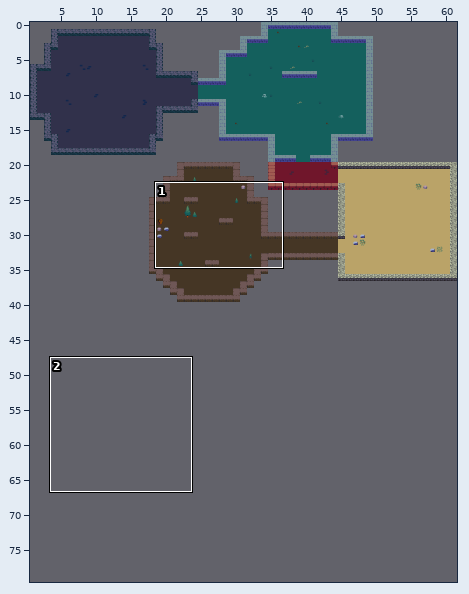
A Tiled map gets an edit: assets/dungeon-32.tmx. The first picture is a wide view before the edit; the outline marks the close-up.
Close-up. Before the commit:
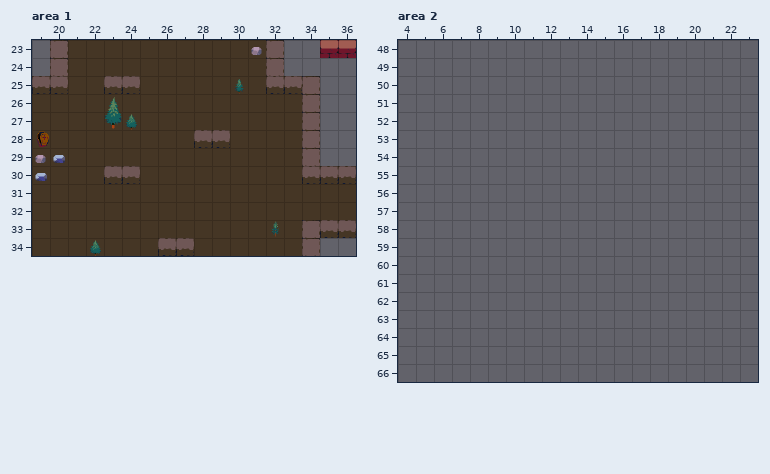
Cells are 32x32 px. Shown: area 1 x 19..36, y 23..34; area 2 x 4..23, y 48..66. The commit also changed other parts of the map, which this record leaves out. The old version is drawn lined up with the new one.
Now the later version:
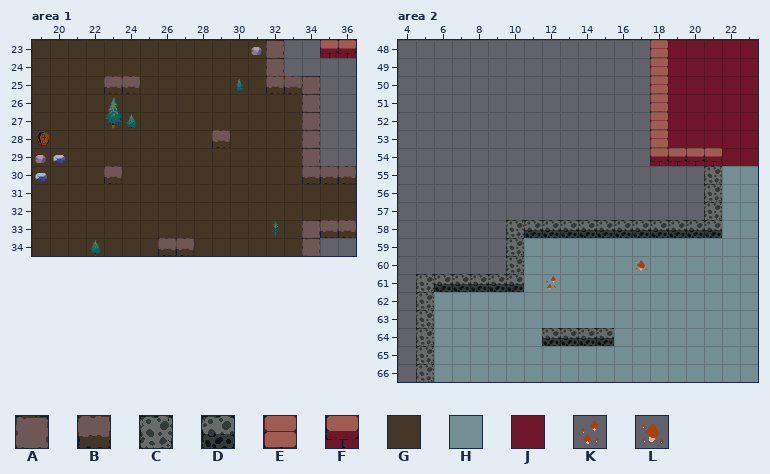
Key: from "tiles-32": A 0, B 1, C 51, D 52, E 68, F 69, G 73, H 75, J 187, K 340, L 341.
_ is an empty cell, . an unchanged one.
The edit:
map size 75x40 -> 75x80 cells
--- layer "Floor", area 1
@@ x 19..20 @@
-23 __
-24 __
-25 __
+23 GG
+24 GG
+25 GG
--- layer "Walls", area 1
@@ x 19..20 @@
-23 .A
-24 .A
-25 BB
+23 ._
+24 ._
+25 __
@@ x 28..28 @@
-28 B
+28 _
@@ x 24..24 @@
-30 B
+30 _
--- layer "Floor", area 2
@@ x 6..23 @@
-48 ............._____
-49 ............._____
-50 ............._____
-51 ............._____
-52 ............._____
-53 ............._____
-54 ................__
-55 ................__
-56 ................__
-57 ................__
-58 ................__
-59 ....._____________
-60 ....._____________
-61 ....._____________
-62 __________________
-63 __________________
-64 ______....________
-65 __________________
-66 __________________
+48 .............JJJJJ
+49 .............JJJJJ
+50 .............JJJJJ
+51 .............JJJJJ
+52 .............JJJJJ
+53 .............JJJJJ
+54 ................JJ
+55 ................HH
+56 ................HH
+57 ................HH
+58 ................HH
+59 .....HHHHHHHHHHHHH
+60 .....HHHHHHHHHHHHH
+61 .....HHHHHHHHHHHHH
+62 HHHHHHHHHHHHHHHHHH
+63 HHHHHHHHHHHHHHHHHH
+64 HHHHHH....HHHHHHHH
+65 HHHHHHHHHHHHHHHHHH
+66 HHHHHHHHHHHHHHHHHH
--- layer "FloorDecor", area 2
@@ x 12..17 @@
-60 ....._
-61 _.....
+60 .....L
+61 K.....
--- layer "Walls", area 2
@@ x 5..21 @@
-48 ............._...
-49 ............._...
-50 ............._...
-51 ............._...
-52 ............._...
-53 ............._...
-54 .............____
-55 ................_
-56 ................_
-57 ................_
-58 .....____________
-59 ....._...........
-60 ....._...........
-61 ______...........
-62 _................
-63 _................
-64 _......____......
-65 _................
-66 _................
+48 .............E...
+49 .............E...
+50 .............E...
+51 .............E...
+52 .............E...
+53 .............E...
+54 .............FFFF
+55 ................C
+56 ................C
+57 ................C
+58 .....CDDDDDDDDDDD
+59 .....C...........
+60 .....C...........
+61 CDDDDD...........
+62 C................
+63 C................
+64 C......DDDD......
+65 C................
+66 C................
